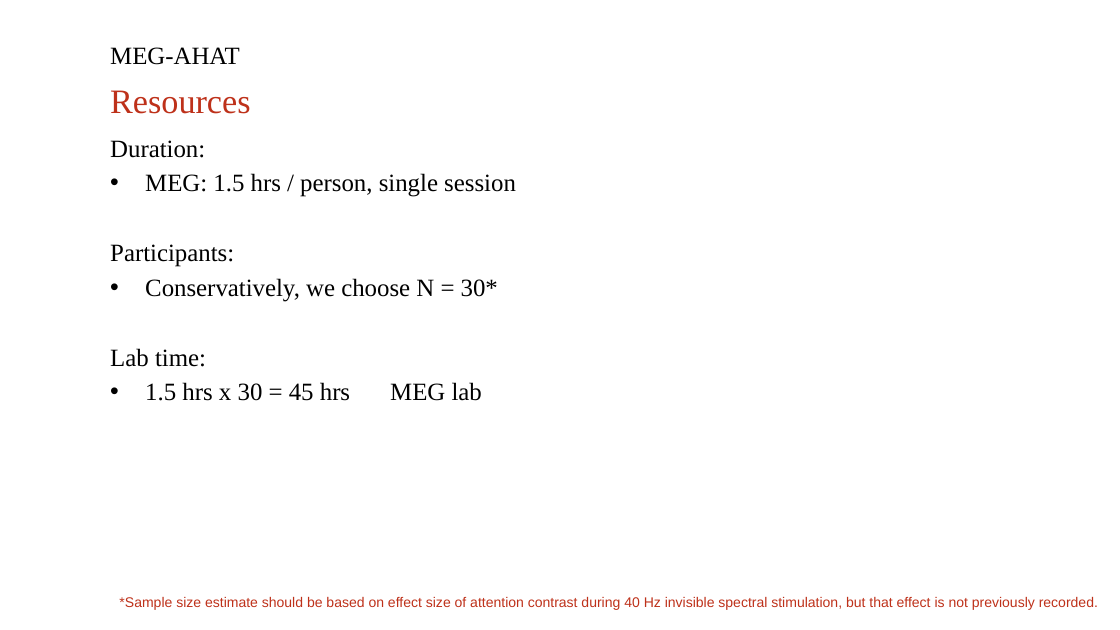
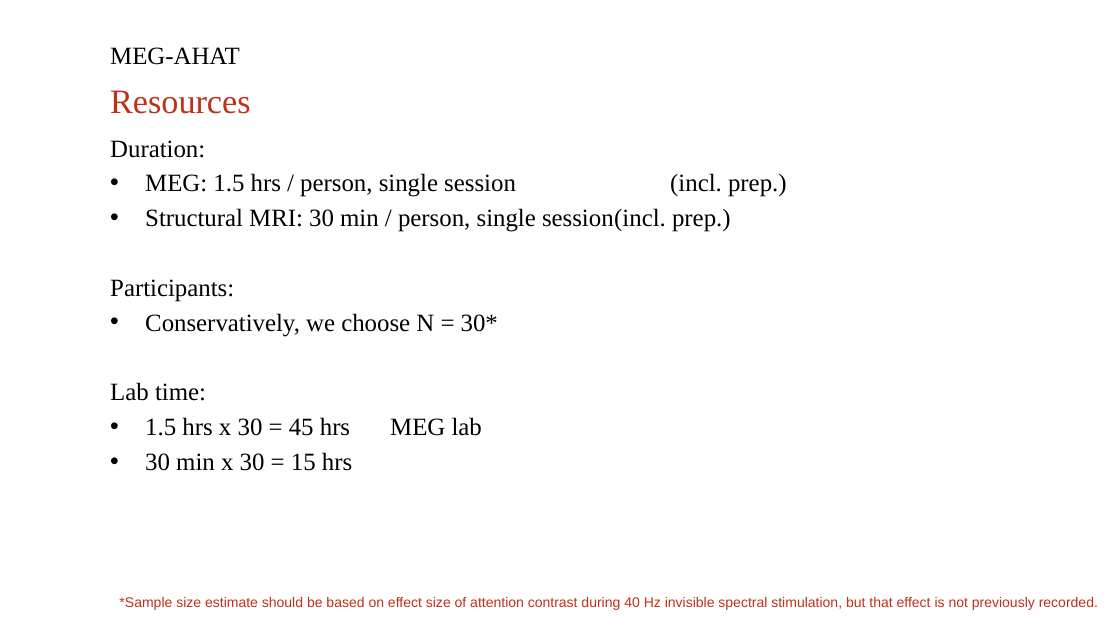
Before and after one commit to henneysq/meg-ahat, a slide deck: slide 6 of protocol/Invisible-Flicker_aka_MEG-AHAT_project_PPM.pptx. Drawn at 1120x630 pixels with LibreOffice and Linux fonts; fonts in the diff are those of the drawing; background and template pictures are left out. Boxes give left, top, right and bottom in pixels: in the first picture for what was removed or moved away, otherwise in the second. Text is boxed around its words. In the diff, an @@ line names an element or a change of style, - is before the commit and + after.

```diff
--- a/protocol/Invisible-Flicker_aka_MEG-AHAT_project_PPM.pptx
+++ b/protocol/Invisible-Flicker_aka_MEG-AHAT_project_PPM.pptx
@@ text at (145,173,787,232): text changed @@
-• MEG: 1.5 hrs / person, single session
+• MEG: 1.5 hrs / person, single session (incl. prep.)
+• Structural MRI: 30 min / person, single session (incl. prep.)
@@ text at (145,452,352,471): paragraph added @@
+• 30 min x 30 = 15 hrs
```
Also in this commit, not shown: 3 other slides changed.
